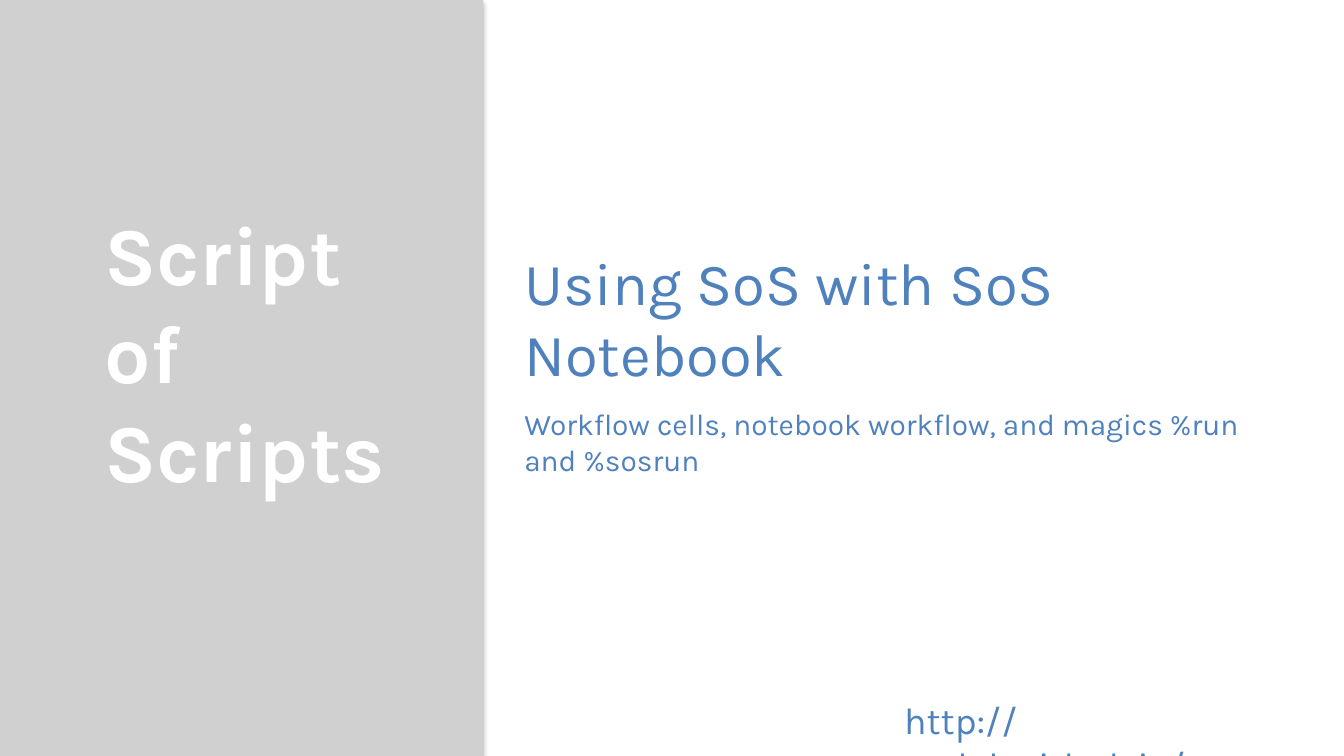
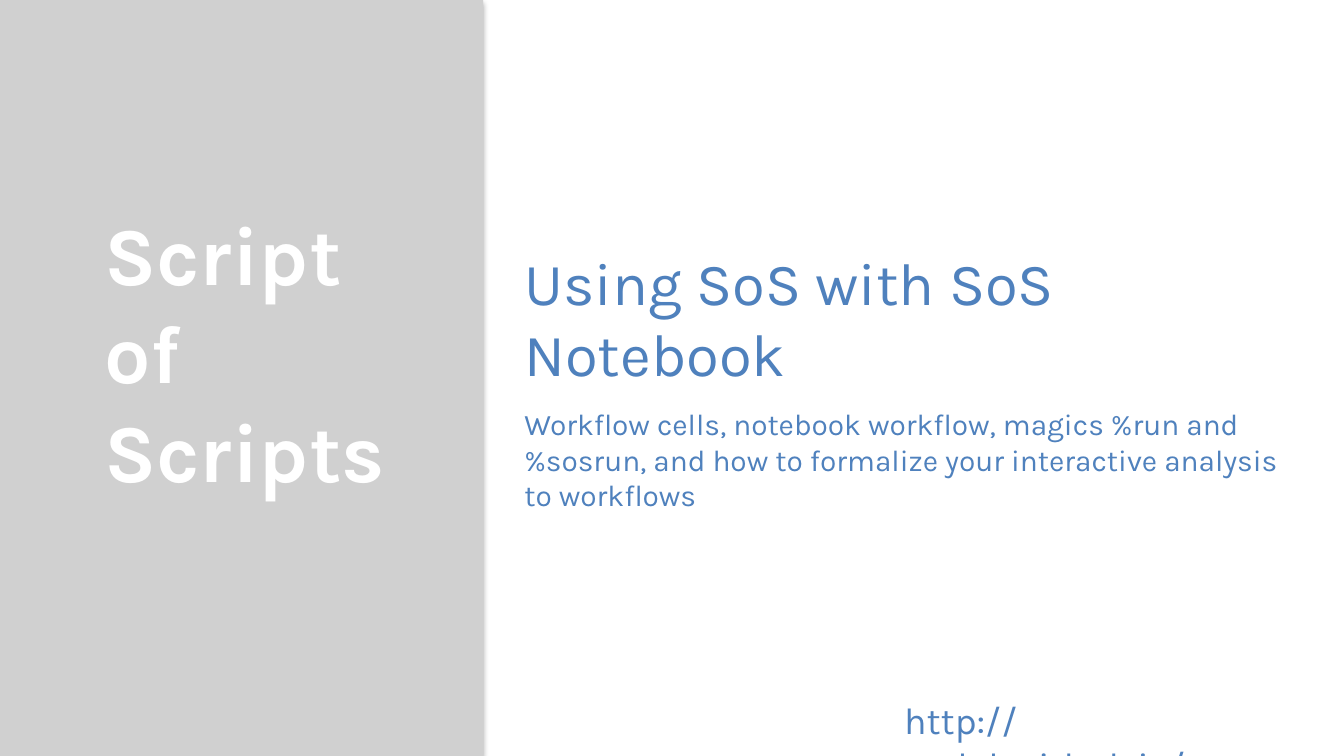
Before and after one commit to vatlab/sos-docs, a slide deck: slide 1 of src/videos/sos_and_sos_notebook.pptx. Drawn at 1344x756 pixels with LibreOffice and Linux fonts; fonts in the diff are those of the drawing; grey boxes stand for pictures. Boxes give left, top, right and bottom in pixels: in the first picture for what was removed or moved away, otherwise in the second. Text is boxed around its words. In the diff, an @@ line names an element or a change of style, - is before the commit and + after.

Commit message:
Update the use sos within sos notebook video

```diff
--- a/src/videos/sos_and_sos_notebook.pptx
+++ b/src/videos/sos_and_sos_notebook.pptx
@@ text at (524, 414, 1277, 507): text changed @@
-Workflow cells, notebook workflow, and magics %run and %sosrun
+Workflow cells, notebook workflow, magics %run and %sosrun, and how to formalize your interactive analysis to workflows
```
Also in this commit, not shown: 5 other files.
